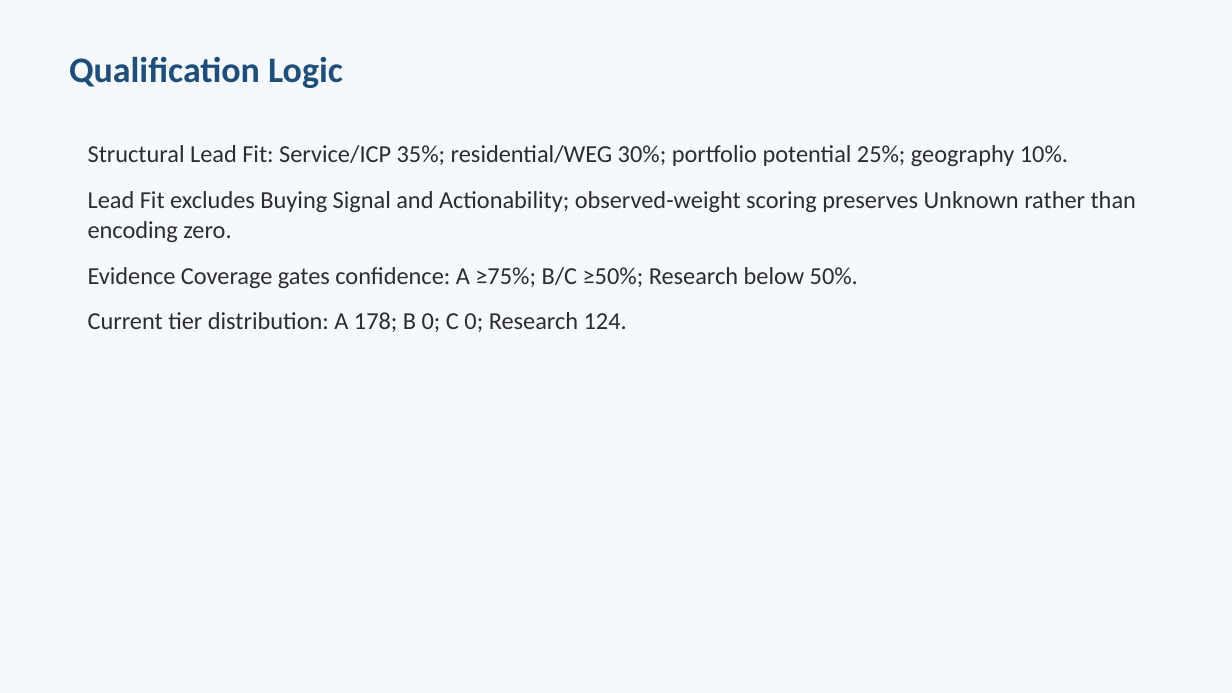
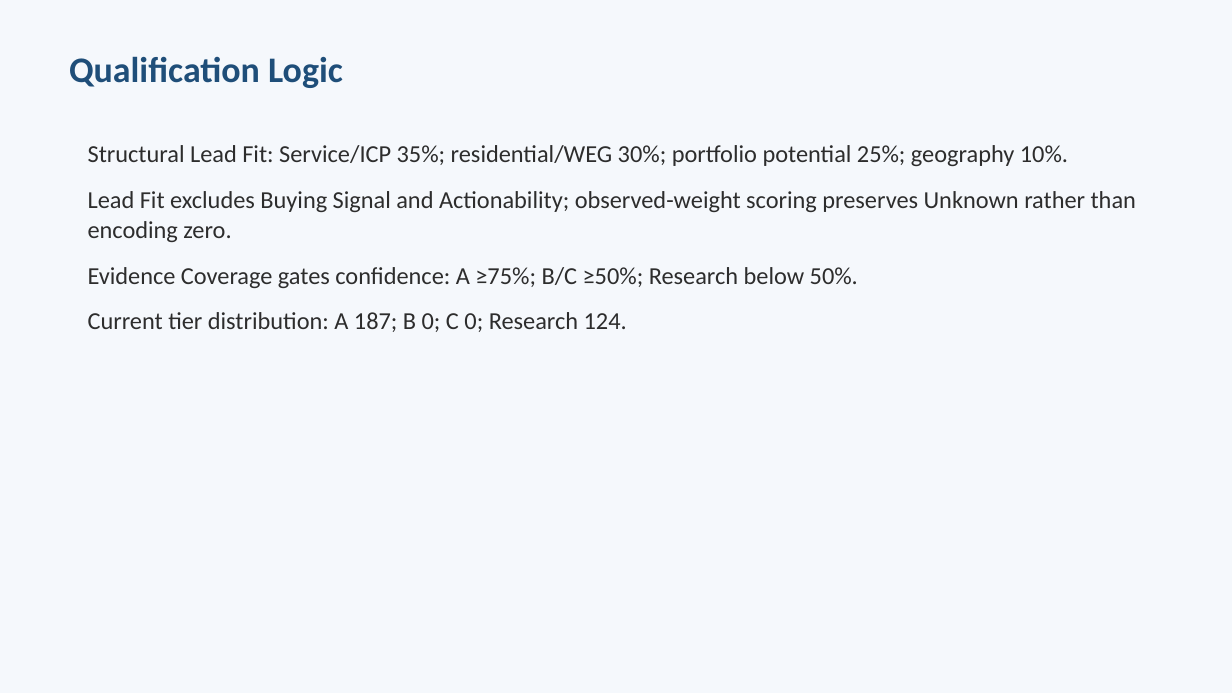
Before and after one commit to longdang193/lead-generation, a slide deck: slide 3 of output/berlin-hausverwaltung-methodology_2026-11-09.pptx. Drawn at 1232x693 pixels with LibreOffice and Linux fonts; fonts in the diff are those of the drawing. Boxes give left, top, right and bottom in pixels: in the first picture for what was removed or moved away, otherwise in the second. Text is boxed around its words. In the diff, an @@ line names an element or a change of style, - is before the commit and + after.

```diff
--- a/output/berlin-hausverwaltung-methodology_2026-11-09.pptx
+++ b/output/berlin-hausverwaltung-methodology_2026-11-09.pptx
@@ text at (88, 312, 627, 332): text changed @@
-Current tier distribution: A 178; B 0; C 0; Research 124.
+Current tier distribution: A 187; B 0; C 0; Research 124.
```
Also in this commit, not shown: 4 other slides changed, 29 other files.
